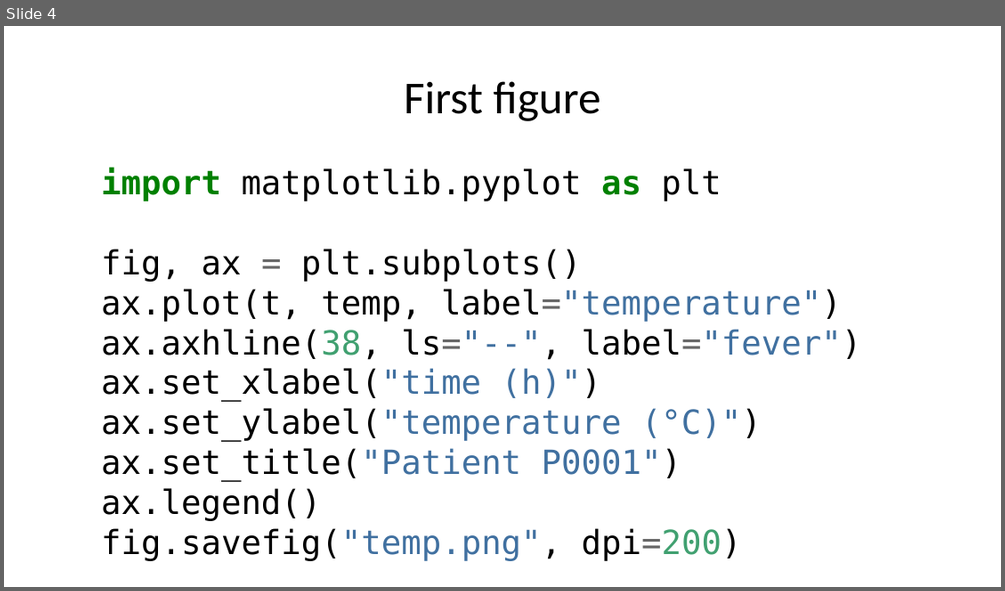
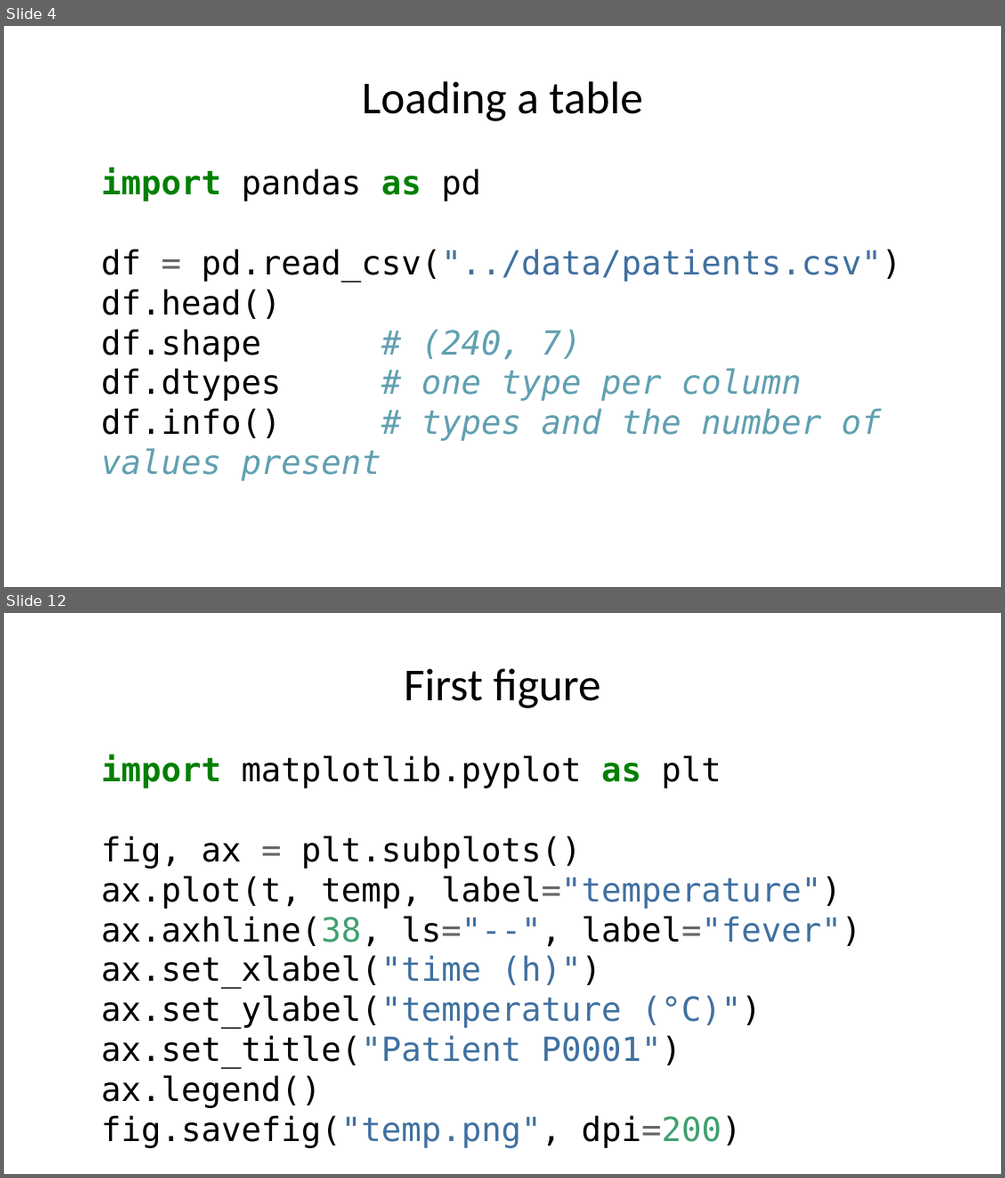
Before and after one commit to MICS-Lab/MS_SanteNum2026, a slide deck: Programming01/Session04/slides.pptx. Shown one above the other, each under a label of ours: slide 4 before the commit, slides 4 and 12 after it; the slides between them are not shown. The pictures are 1005x591 and 1005x1178 pixels, drawn with LibreOffice and Linux fonts; fonts in the diff are those of the drawing. Boxes give left, top, right and bottom in pixels: in the first picture for what was removed or moved away, otherwise in the second. Text is boxed around its words. In the diff, an @@ line names an element or a change of style, - is before the commit and + after.

Commit message:
added pandas section to slides

```diff
--- a/Programming01/Session04/slides.pptx
+++ b/Programming01/Session04/slides.pptx
@@ slide 4 added at (4,26,1001,587), background #FFFFFF @@
@@ title added at (362,81,642,121), 33 pt, text #000000 @@
+Loading a table
@@ text added at (101,168,902,481), 24 pt, text #000000 @@
+import pandas as pd
+df = pd.read_csv("../data/patients.csv")
+df.head()
+df.shape # (240, 7)
+df.dtypes # one type per column
+df.info() # types and the number of values present
@@ what was slide 4 is now slide 12 @@
```
Also in this commit, not shown: 1 slide changed, 7 other slides added, 16 other files.
